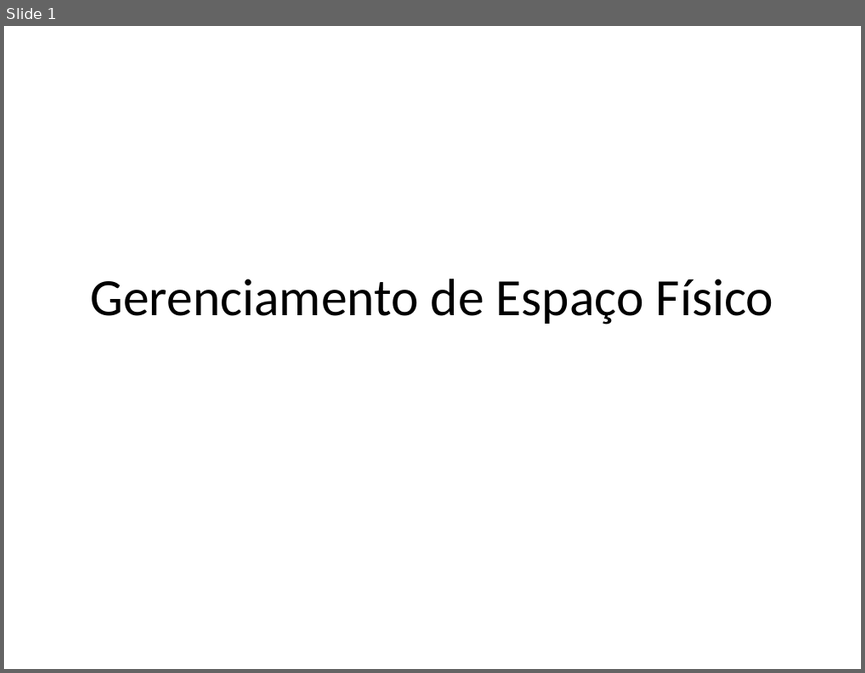
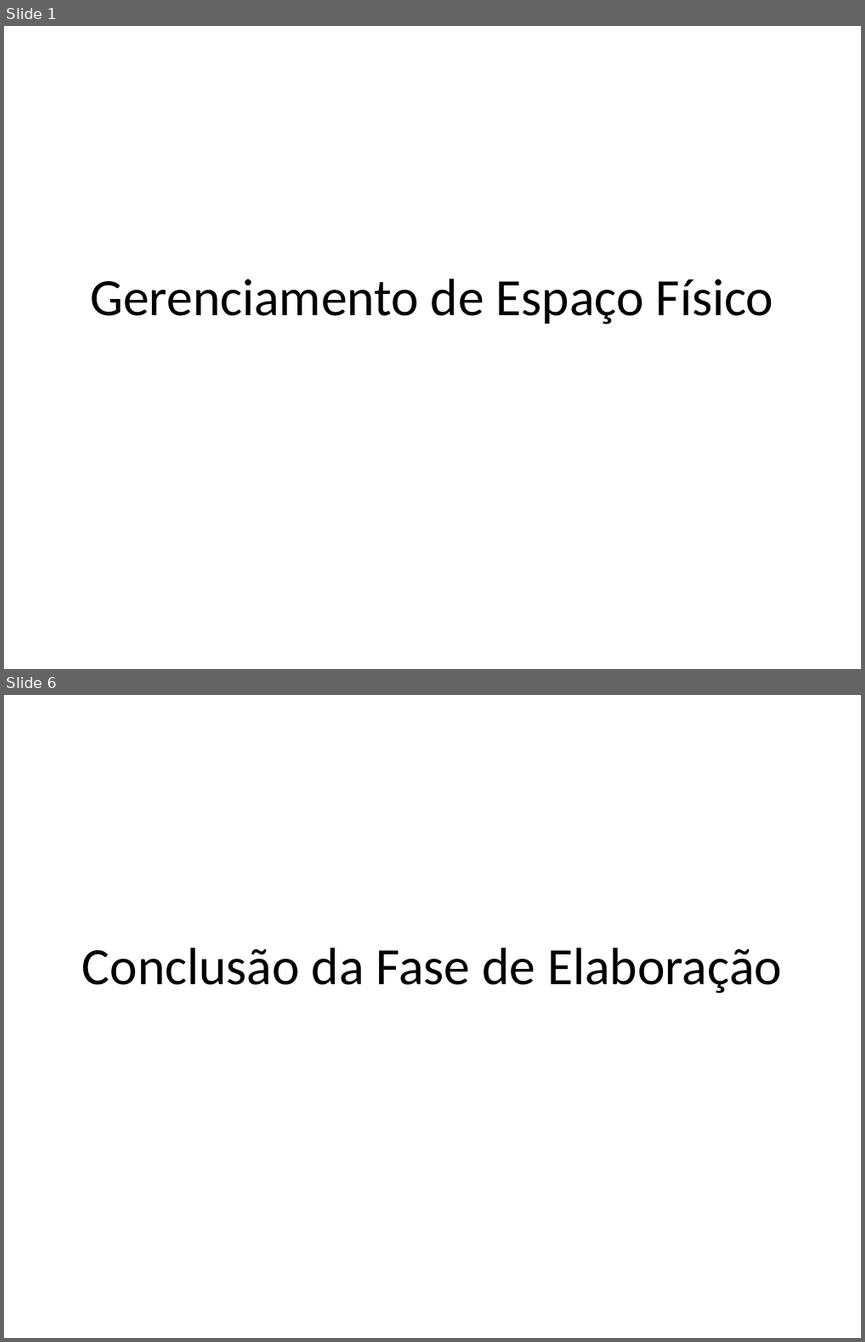
Before and after one commit to brunoccst/GerenciamentoDeEspacoFisico, a slide deck: T3/Apresentação.pptx. Shown one above the other, each under a label of ours: slide 1 before the commit, slides 1 and 6 after it; the slides between them are not shown. The pictures are 865x673 and 865x1342 pixels, drawn with LibreOffice and Linux fonts; fonts in the diff are those of the drawing. Boxes give left, top, right and bottom in pixels: in the first picture for what was removed or moved away, otherwise in the second. Text is boxed around its words. In the diff, an @@ line names an element or a change of style, - is before the commit and + after.

```diff
--- a/T3/Apresentação.pptx
+++ b/T3/Apresentação.pptx
@@ slide 6 added at bbox=[4, 695, 861, 1338], background #FFFFFF @@
@@ title added at bbox=[82, 947, 782, 993], 44 pt, text #000000 @@
+Conclusão da Fase de Elaboração
```
Also in this commit, not shown: 7 other slides added, 1 other file.
